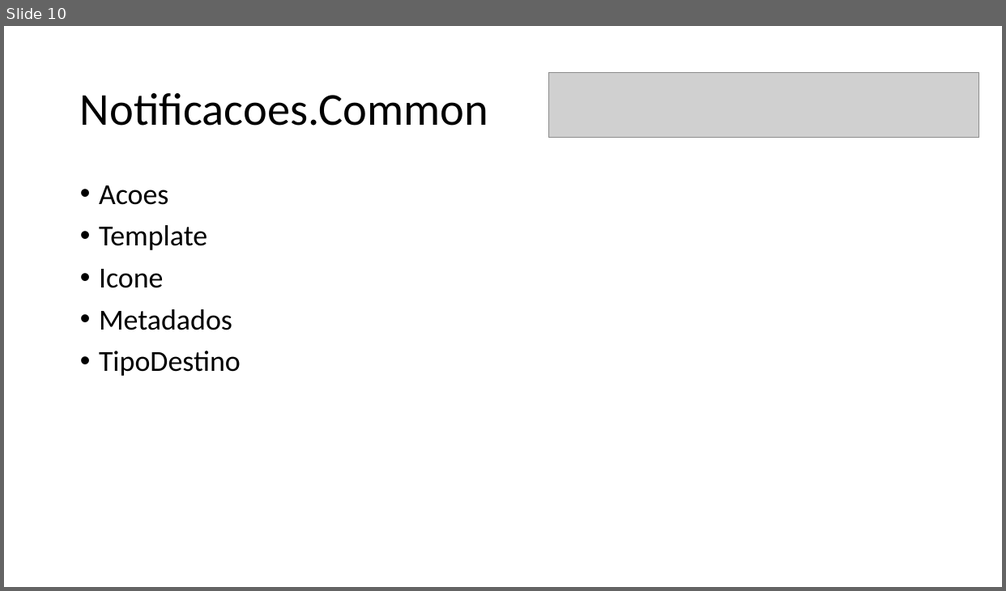
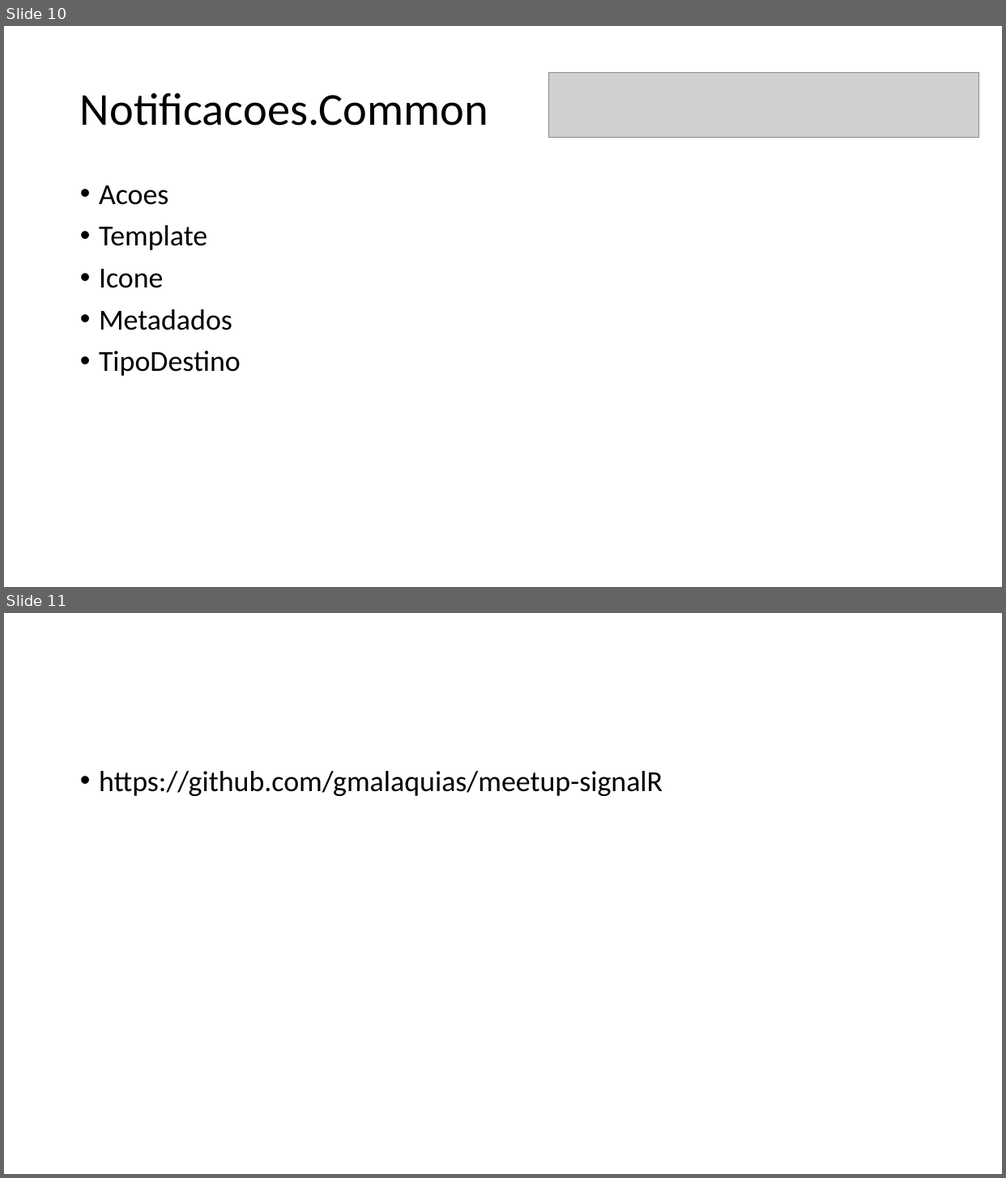
Before and after one commit to gmalaquias/meetup-signalR, a slide deck: Meetup-SignalR.pptx. Shown one above the other, each under a label of ours: slide 10 before the commit, slides 10 and 11 after it. The pictures are 1006x591 and 1006x1178 pixels, drawn with LibreOffice and Linux fonts; fonts in the diff are those of the drawing; grey boxes stand for pictures. Boxes give left, top, right and bottom in pixels: in the first picture for what was removed or moved away, otherwise in the second. Text is boxed around its words. In the diff, an @@ line names an element or a change of style, - is before the commit and + after.

Commit message:
Adicionando link do repositorio

```diff
--- a/Meetup-SignalR.pptx
+++ b/Meetup-SignalR.pptx
@@ slide 11 added at (4,613,1002,1174), background #FFFFFF @@
@@ text added at (99,771,663,796), 28 pt, text #000000 @@
+• https://github.com/gmalaquias/meetup-signalR
```
